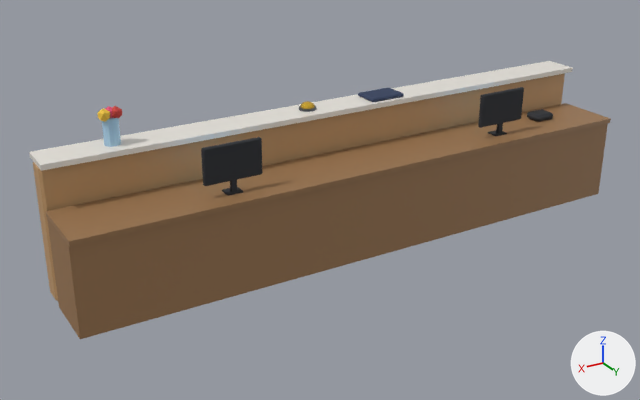
The glTF model public/models/reception_desk.glb, before and after one commit.
Camera for both pictures: a camera (50 mm lens) standing at (3.7, 5.61, 3.21) and looking at (0.43, 0.15, 0.48). Arrows for +X, +Y and +Z are at lower right; the lights stay in place. The first picture is the older version. Where no turn or scale is listed for an object, it has been applied to the vertices. Vertices at exactly the same position are counted once.

Script lines for the objects in view, before the commit:
```python
me_reception_desk_mesh = bpy.data.meshes.new('reception_desk_mesh')
me_reception_desk_mesh.from_pydata(...)  # 330 vertices, 576 faces; spans x -2.45..2.45, y -0.39..0.43, z 0.0..1.37
me_reception_desk_mesh.materials.append(mat_wood_r0_55_m0_0_e0_0)  # orange #c39a6b
me_reception_desk_mesh.materials.append(mat_ece8e0_r0_3_m0_0_e0_0)  # white #ece8e0
me_reception_desk_mesh.materials.append(mat_screen_glow_r0_85_m0_0_e1_5)  # blue #bfe2ff, glowing blue #bfe2ff
me_reception_desk_mesh.materials.append(mat_wood_dark_r0_5_m0_0_e0_0)  # brown #9a7550
me_reception_desk_mesh.materials.append(mat_wood_dark_r0_6_m0_0_e0_0)  # brown #9a7550
me_reception_desk_mesh.materials.append(mat_plastic_black_r0_85_m0_0_e0_0)  # dark grey #2a2d33
me_reception_desk_mesh.materials.append(mat_screen_r0_85_m0_0_e1_2)  # blue #7fb6e3, glowing blue #8ac5f6
me_reception_desk_mesh.materials.append(mat_metal_r0_35_m0_6_e0_0)  # dark grey #4a4f57
me_reception_desk_mesh.materials.append(mat_yellow_r0_25_m0_8_e0_0)  # yellow #f2c641
me_reception_desk_mesh.materials.append(mat_navy_r0_85_m0_0_e0_0)  # dark blue #2f3d5c
me_reception_desk_mesh.materials.append(mat_window_r0_08_m0_0_e0_05)  # blue #9fc4dd
me_reception_desk_mesh.materials.append(mat_pink_r0_85_m0_0_e0_0)  # pink #e2557a
me_reception_desk_mesh.materials.append(mat_yellow_r0_85_m0_0_e0_0)  # yellow #f2c641
me_reception_desk_mesh.materials.append(mat_red_r0_85_m0_0_e0_0)  # red #c8423b
ob_reception_desk_mesh = bpy.data.objects.new('reception_desk_mesh', me_reception_desk_mesh)
ob_reception_desk_mesh.location = (0.0, 0.0, 0.0)
```
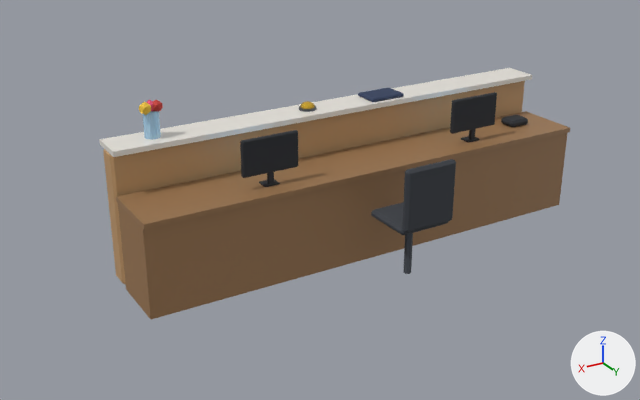
What changed in the scene script:
```text
Add mat_charcoal_r0_85_m0_0_e0_0:
    mat_charcoal_r0_85_m0_0_e0_0 = principled_material('charcoal_r0.85_m0.0_e0.0')
    mat_charcoal_r0_85_m0_0_e0_0.base_color = (0.0437, 0.0497, 0.0612)  # dark grey #3b3f46
    mat_charcoal_r0_85_m0_0_e0_0.roughness = 0.85
Add mat_metal_r0_85_m0_0_e0_0:
    mat_metal_r0_85_m0_0_e0_0 = principled_material('metal_r0.85_m0.0_e0.0')
    mat_metal_r0_85_m0_0_e0_0.base_color = (0.0685, 0.0782, 0.0953)  # dark grey #4a4f57
    mat_metal_r0_85_m0_0_e0_0.roughness = 0.85
Change me_reception_desk_mesh:
    used by ob_reception_desk_mesh; location = (0.0, 0.0, 0.0)
    remove me_reception_desk_mesh.from_pydata(...)  # 330 vertices, 576 faces; spans x -2.45..2.45, y -0.39..0.43, z 0.0..1.37
    add me_reception_desk_mesh.from_pydata(...)  # 390 vertices, 684 faces; spans x -1.95..1.95, y -0.39..1.0, z 0.0..1.37
    me_reception_desk_mesh part 1: the loose piece of 24 vertices spanning x -0.56..-0.24, y -0.35..-0.13, z 1.09..1.12 is copied, and the copy is scaled about its middle by (1.35, 1.9, 2), then moved by (0.4, 0.99, -0.64), in mat_charcoal_r0_85_m0_0_e0_0 (dark grey #3b3f46); it spans x -0.22..0.22, y 0.54..0.96, z 0.44..0.5
    me_reception_desk_mesh part 2: the loose piece of 24 vertices spanning x 0.97..1.43, y 0.22..0.26, z 0.84..1.12 is copied, and the copy is scaled about its middle by (0.92, 1.47, 1.68), then moved by (-1.2, 0.73, -0.26), in mat_charcoal_r0_85_m0_0_e0_0 (dark grey #3b3f46); it spans x -0.22..0.22, y 0.94..1.0, z 0.48..0.96
    me_reception_desk_mesh part 3: a new loose piece, a 6-sided cylinder along z spanning x -0.026..0.026, y 0.72..0.78, z 0.0..0.44, in mat_metal_r0_85_m0_0_e0_0 (dark grey #4a4f57)
    me_reception_desk_mesh part 4
    108 vertices in x 0.97..1.99, y -0.31..0.27, z 0.74..1.37 move by (-0.3, 0.0, 0.0)
    72 vertices in x -2.0..-1.07, y 0.02..0.27, z 0.74..1.12 move by (0.3, 0.0, 0.0)
    28 vertices in x -2.45..-2.35, y -0.39..0.43, z 0.0..1.09 move by (0.5, 0.0, 0.0)
    28 vertices in x 2.35..2.45, y -0.39..0.43, z 0.0..1.09 move by (-0.5, 0.0, 0.0)
    add me_reception_desk_mesh.materials.append(mat_charcoal_r0_85_m0_0_e0_0)  # dark grey #3b3f46
    add me_reception_desk_mesh.materials.append(mat_metal_r0_85_m0_0_e0_0)  # dark grey #4a4f57
```

Boxes (x1, y1, x2, y2) around the edits, measured in the pictures (640 x 400 px; the box of a moved part takes in the faces that stretch with it):
'reception_desk_mesh', reshaped (19% narrower, 10% shorter)
    before: (29, 61, 611, 339)
    after: (99, 68, 570, 319)
part 1 of me_reception_desk_mesh, added
    after: (371, 202, 449, 235)
part 2 of me_reception_desk_mesh, added
    after: (402, 159, 456, 233)
part 3 of me_reception_desk_mesh, added
    after: (403, 233, 413, 274)
part 4 of me_reception_desk_mesh, moved or reshaped
    before: (29, 61, 611, 339)
    after: (99, 68, 570, 319)
